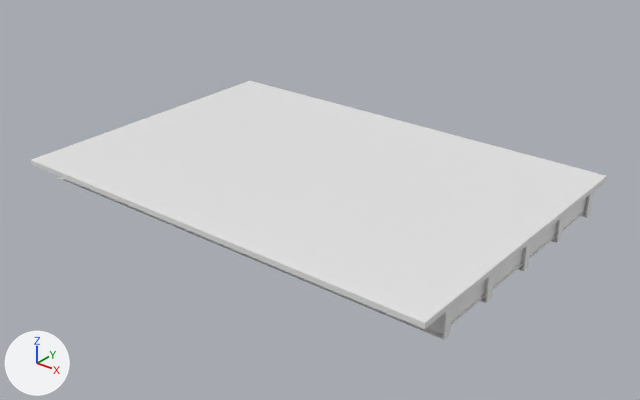
A saved change to the OBJ model IFC/Steel/Mumbai/Sup_Str/M_20_3L_OF_S/model.obj.
Both versions are drawn from a camera (50 mm lens) standing at (31.6, -26.6, 15.8) and looking at (10.6, -0.3, -0.5). Arrows for +X, +Y and +Z are at lower left; the lights stay in place. The older version comes first. Where no turn or scale is listed for an object, it has been applied to the vertices. Vertices at exactly the same position are counted once.

Objects in the first picture: 'model'.
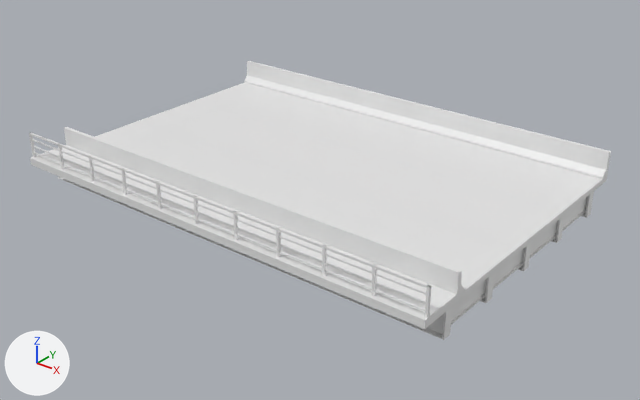
Diff of the bpy script that builds the scene:
```diff
--- a/IFC/Steel/Mumbai/Sup_Str/M_20_3L_OF_S/model.obj.py
+++ b/IFC/Steel/Mumbai/Sup_Str/M_20_3L_OF_S/model.obj.py
@@ me_model @@
 # used by ob_model
-me_model.from_pydata(...)  # 1924 vertices, 3460 faces; spans x 0.0..20.0, y -6.9..6.9, z -0.5..0.8
+me_model.from_pydata(...)  # 2082 vertices, 3698 faces; spans x 0.0..20.0, y -6.9..6.9, z -0.5..2.0
+# me_model part 1: a new loose piece, a box spanning x 0.0..0.1, y -6.8..-6.7, z 0.85..1.95
+# me_model part 2: a new loose piece, a box spanning x 1.99..2.09, y -6.8..-6.7, z 0.853..1.953
+# me_model part 3: a new loose piece, a box spanning x 3.98..4.08, y -6.8..-6.7, z 0.853..1.953
+# me_model part 4: a new loose piece, a box spanning x 5.97..6.07, y -6.8..-6.7, z 0.85..1.95
+# me_model part 5: a new loose piece, a box spanning x 7.96..8.06, y -6.8..-6.7, z 0.85..1.95
+# me_model part 6: a new loose piece, a box spanning x 9.95..10.05, y -6.8..-6.7, z 0.85..1.95
+# me_model part 7: a new loose piece, a box spanning x 11.94..12.04, y -6.8..-6.7, z 0.85..1.95
+# me_model part 8: a new loose piece, a box spanning x 13.93..14.03, y -6.8..-6.7, z 0.853..1.953
+# me_model part 9: a new loose piece, a box spanning x 15.92..16.02, y -6.8..-6.7, z 0.85..1.95
+# me_model part 10: a new loose piece, a box spanning x 17.91..18.01, y -6.8..-6.7, z 0.85..1.95
+# me_model part 11: a new loose piece, a box spanning x 19.9..20.0, y -6.8..-6.7, z 0.85..1.95
+# me_model part 12: a new loose piece, a box spanning x 0.0..20.0, y -6.79..-6.71, z 1.873..1.953
+# me_model part 13: a new loose piece, a box spanning x 0.0..20.0, y -6.775..-6.725, z 1.028..1.078
+# me_model part 14: a new loose piece, a box spanning x 0.0..20.0, y -6.775..-6.725, z 1.328..1.378
+# me_model part 15: a new loose piece, a box spanning x 0.0..20.0, y -6.775..-6.725, z 1.628..1.678
+# me_model part 16
+# 19 vertices are added at x 0.0, y -6.9..6.9, z 0.8..1.9
+# 19 new vertices lie (20.0, 0.0, 0.0) away from vertices in x 0.0, y -6.9..6.9, z 0.8..1.9
+# 58 new faces join them
```

Where the change shows, as pixel boxes [x1, y1, x2, y2] in the pictures (640 x 400 px):
'model', reshaped (8% taller)
    before: [30, 81, 607, 340]
    after: [29, 61, 611, 340]
part 1 of me_model, added
    after: [29, 132, 36, 157]
part 2 of me_model, added
    after: [58, 144, 65, 169]
part 3 of me_model, added
    after: [89, 155, 95, 181]
part 4 of me_model, added
    after: [121, 168, 128, 195]
part 5 of me_model, added
    after: [156, 181, 162, 209]
part 6 of me_model, added
    after: [193, 195, 199, 224]
part 7 of me_model, added
    after: [233, 211, 239, 240]
part 8 of me_model, added
    after: [276, 227, 281, 257]
part 9 of me_model, added
    after: [322, 245, 327, 276]
part 10 of me_model, added
    after: [372, 264, 377, 296]
part 11 of me_model, added
    after: [425, 285, 431, 318]
part 12 of me_model, added
    after: [31, 133, 431, 289]
part 13 of me_model, added
    after: [34, 152, 425, 311]
part 14 of me_model, added
    after: [33, 146, 430, 304]
part 15 of me_model, added
    after: [32, 139, 430, 296]
part 16 of me_model, added
    after: [30, 61, 611, 323]
